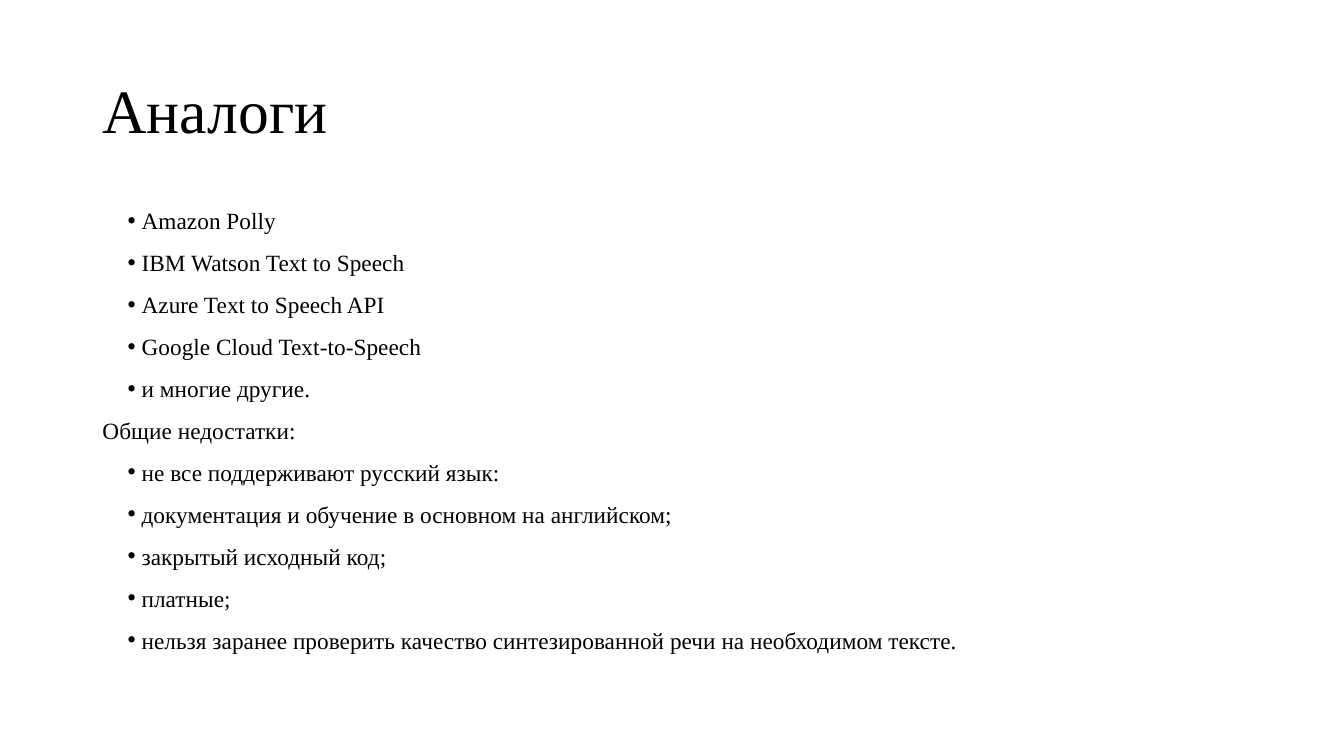
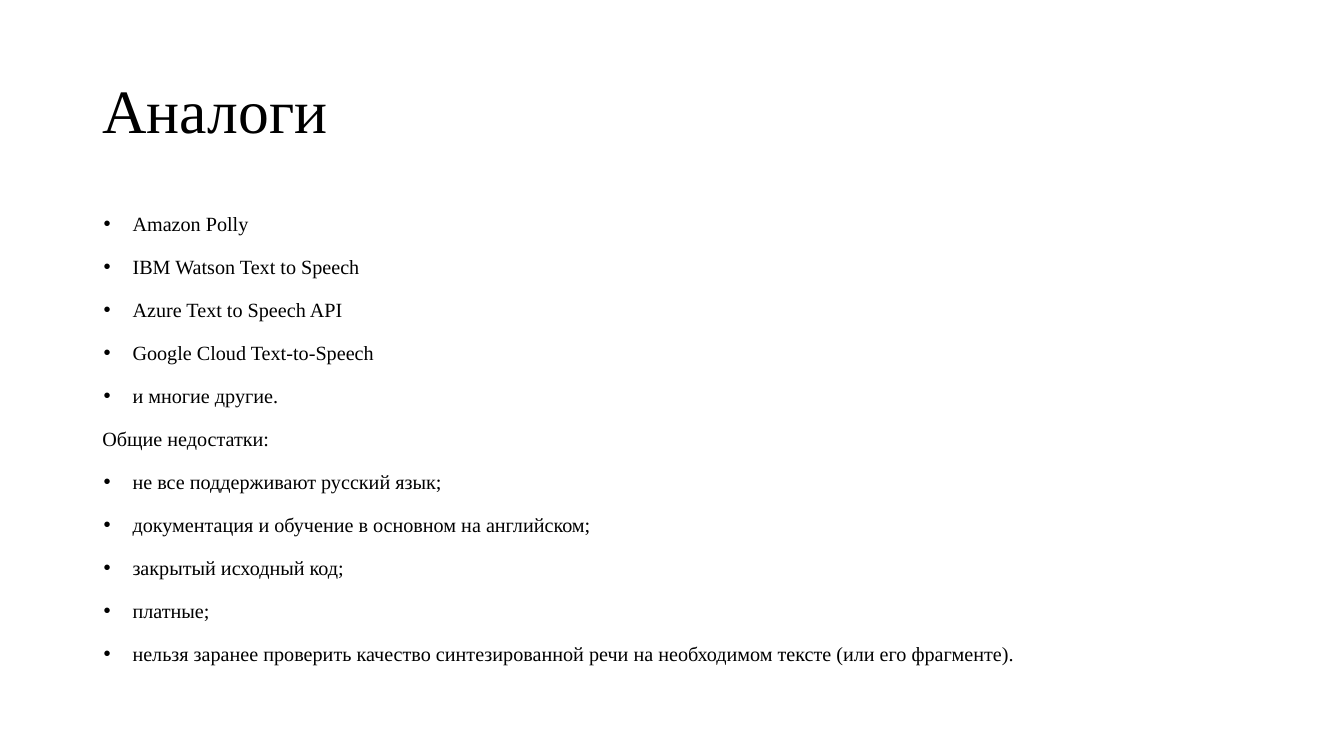
Before and after one commit to Painted-Black/BMSTU-TTS, a slide deck: slide 4 of NIR/nir_pr.pptx. Drawn at 1344x756 pixels with LibreOffice and Linux fonts; fonts in the diff are those of the drawing. Boxes give left, top, right and bottom in pixels: in the first picture for what was removed or moved away, otherwise in the second. Text is boxed around its words. In the diff, an @@ line names an element or a change of style, - is before the commit and + after.

```diff
--- a/NIR/nir_pr.pptx
+++ b/NIR/nir_pr.pptx
@@ text at box(102, 217, 590, 621): size 16.6 to 14.4 pt in "Amazon Polly", "IBM Watson Text to Speech", "Azure Text to Speech API", "Google Cloud Text-to-Speech" and 5 more places; line spacing 1 to 1.2 @@
@@ text at box(133, 475, 441, 494): text changed; size 16.6 to 14.4 pt @@
-• не все поддерживают русский язык:
+• не все поддерживают русский язык;
@@ text at box(133, 646, 1014, 666): text changed; size 16.6 to 14.4 pt @@
-• нельзя заранее проверить качество синтезированной речи на необходимом тексте.
+• нельзя заранее проверить качество синтезированной речи на необходимом тексте (или его фрагменте).
```
Also in this commit, not shown: 6 other slides changed, 23 other files.
